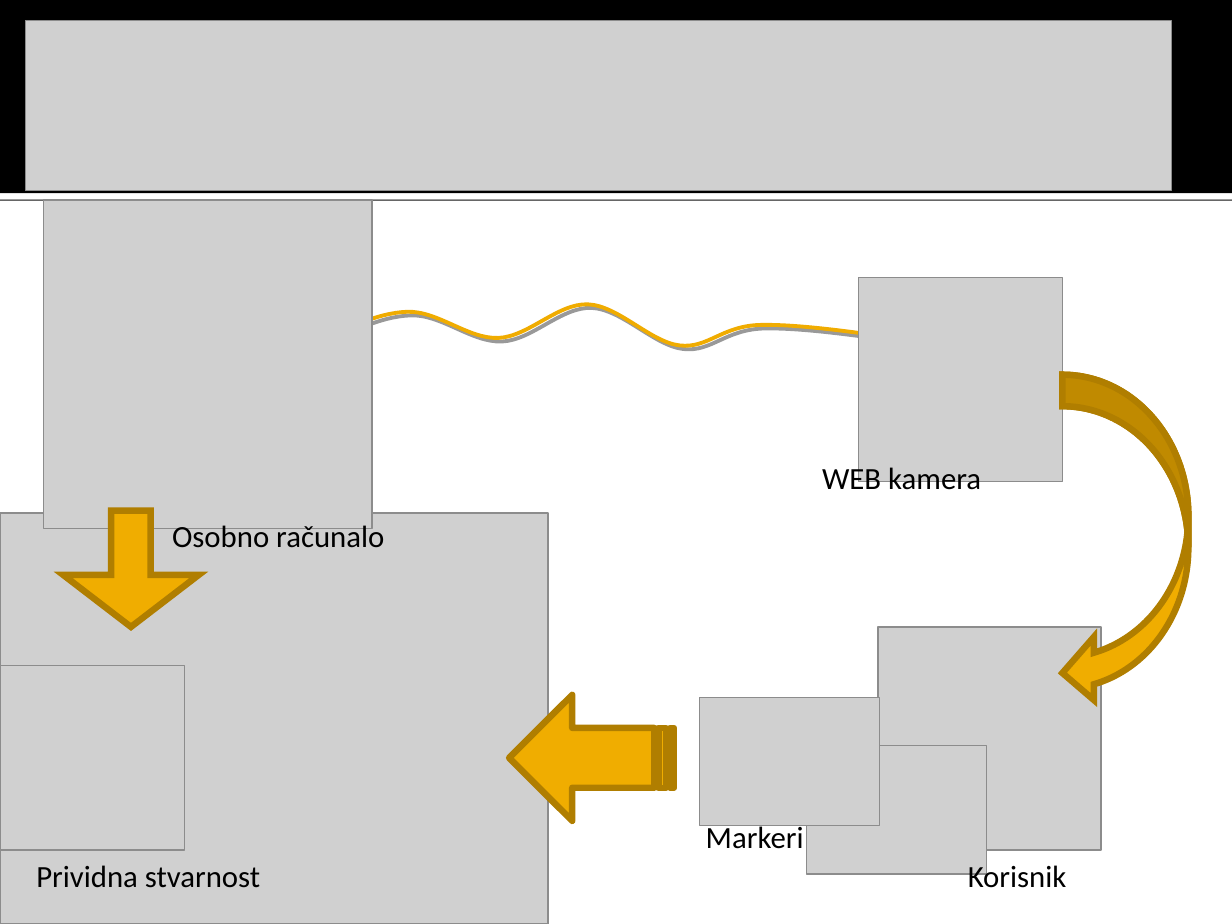
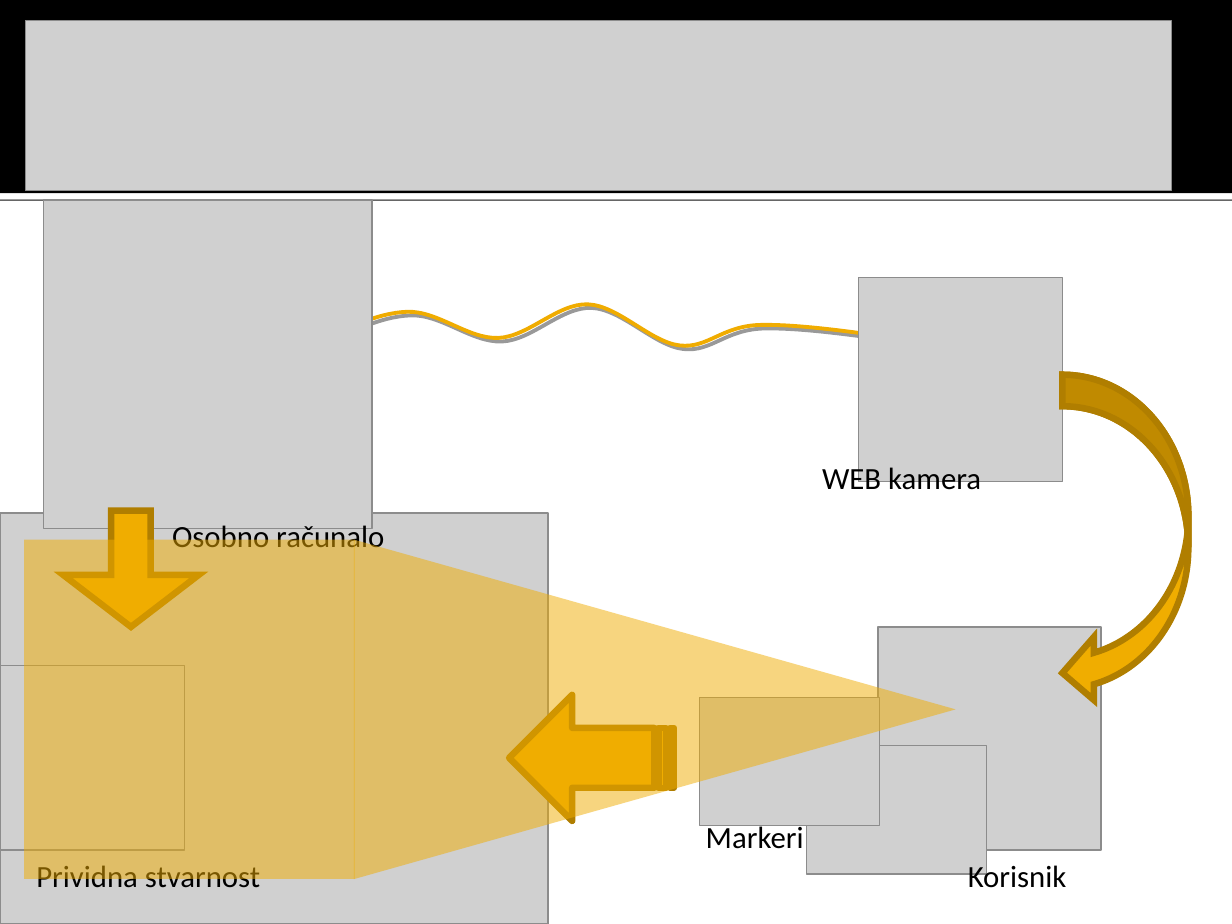
Before and after one commit to MarioVolarevic/projekt-irg-2011, a slide deck: slide 6 of Prezentacija/FERmula 1.ppt (slide 3 before the commit). Drawn at 1232x924 pixels with LibreOffice and Linux fonts; fonts in the diff are those of the drawing; grey boxes stand for pictures. Boxes give left, top, right and bottom in pixels: in the first picture for what was removed or moved away, otherwise in the second. Text is boxed around its words. In the diff, an @@ line names an element or a change of style, - is before the commit and + after.

```diff
--- a/Prezentacija/FERmula 1.ppt
+++ b/Prezentacija/FERmula 1.ppt
@@ rectangle added at [25,540,355,880], fill #F0AD00 at 50% opacity @@
@@ flow chart merge added at [355,540,956,880], fill #F0AD00 at 50% opacity @@
```
Also in this commit, not shown: 1 other slide changed, 8 slides added.
